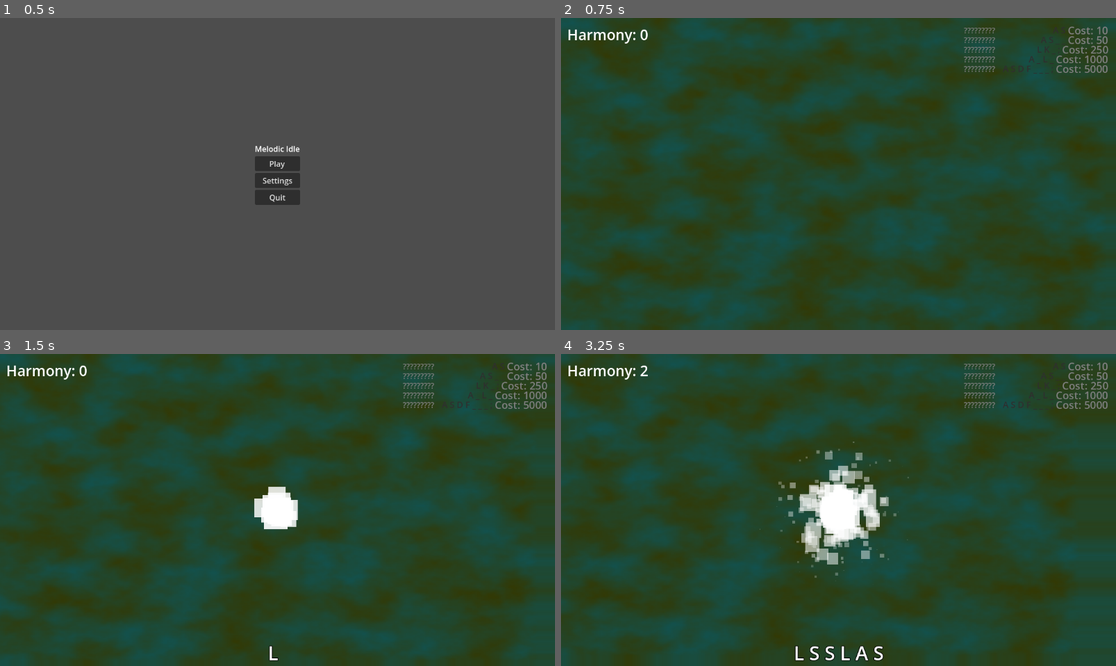
Above: before the commit, frames 1-4 (two rows, left to right).
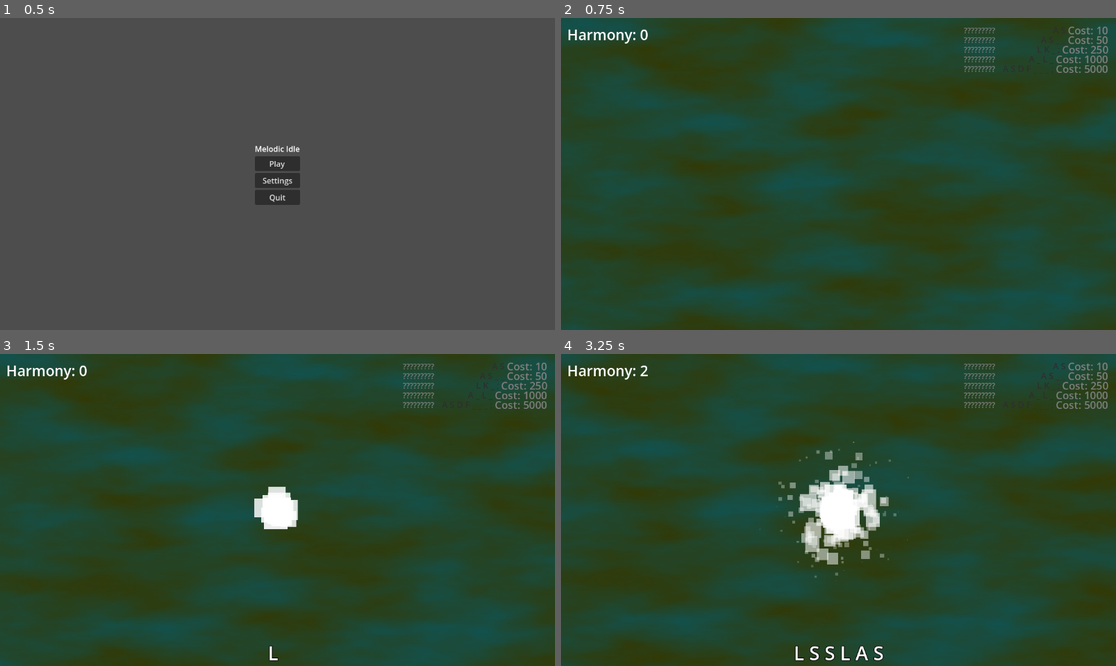
Above: after the commit, the same moments.

Repository: zKawaiiKittyz/Melodic-Idle
Game: Godot game, scene res://groups/scenes/main menu/main_menu.tscn
Same seed, same stepped clock (60 frames per second), same inputs: the game is played once before the commit and once after it.
Inputs:
- Up to frame 1 (0.5 s): no input
- Up to frame 2 (0.75 s): click "Play" at 0.5 s
- Up to frame 3 (1.5 s): tap Enter at 1.25 s; tap L (L) at 1.35 s
- Up to frame 4 (3.25 s): tap S (S) at 1.55, 2.1, 3.05 s; tap L (L) at 2.3 s; tap A (A) at 2.85 s

Frame 1 is identical in both runs. In frame 2, 20% of the frame differs, in the area x 0-100%, y 0-100%; in frame 3, 21%; in frame 4, 21%.

Commit message:
Updated the shader to not stretch

Diff:
--- a/melodic-idle-mew/groups/scenes/main/main.gdshader
+++ b/melodic-idle-mew/groups/scenes/main/main.gdshader
@@ -1,7 +1,9 @@
 shader_type canvas_item;
 
 void fragment() {
-    vec2 scrolled_uv = UV + vec2(TIME * 0.02, TIME * 0.01);
+	vec2 ratio = SCREEN_PIXEL_SIZE / TEXTURE_PIXEL_SIZE;
 
-    COLOR = texture(TEXTURE, scrolled_uv);
+	vec2 tiled_uv = SCREEN_UV * ratio + vec2(TIME * 0.02, TIME * 0.01);
+
+	COLOR = texture(TEXTURE, tiled_uv);
 }
